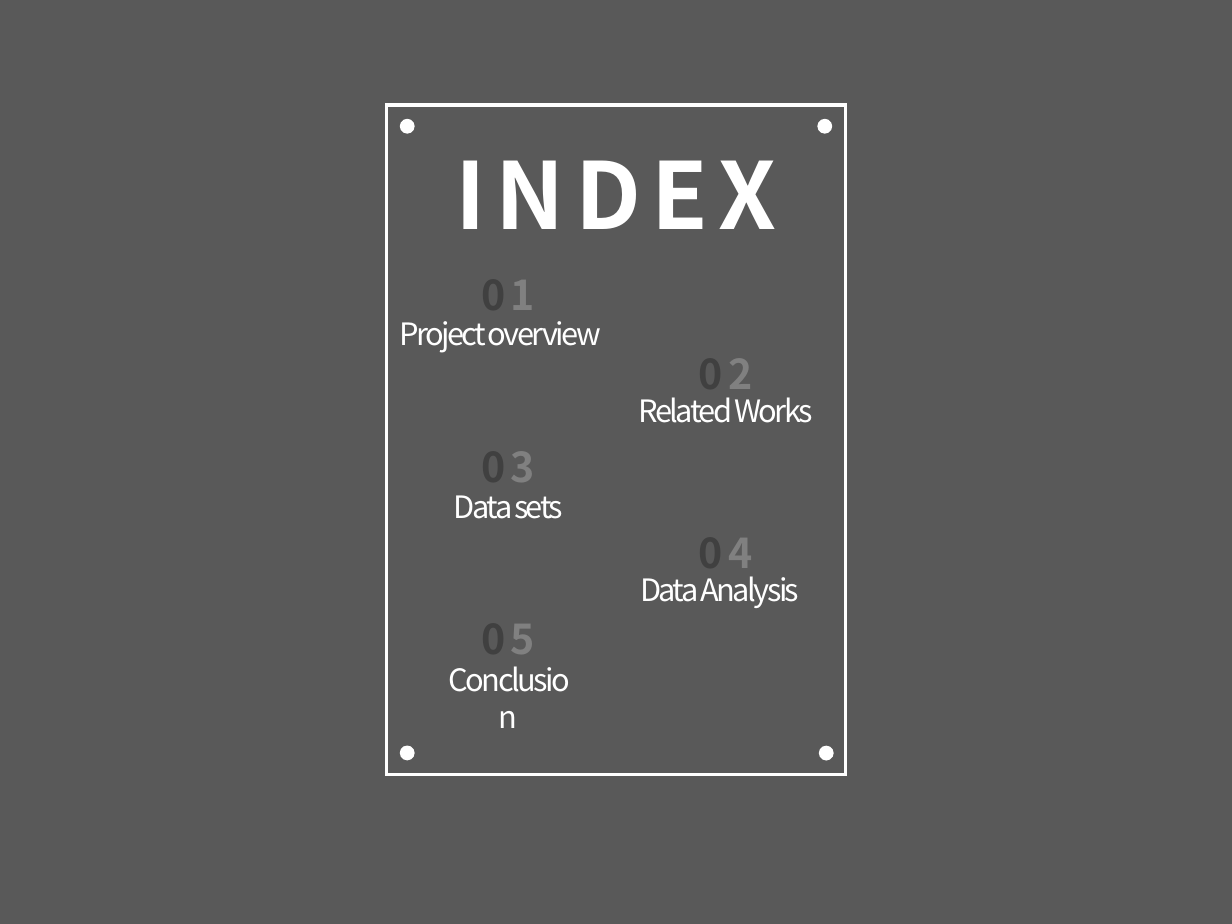
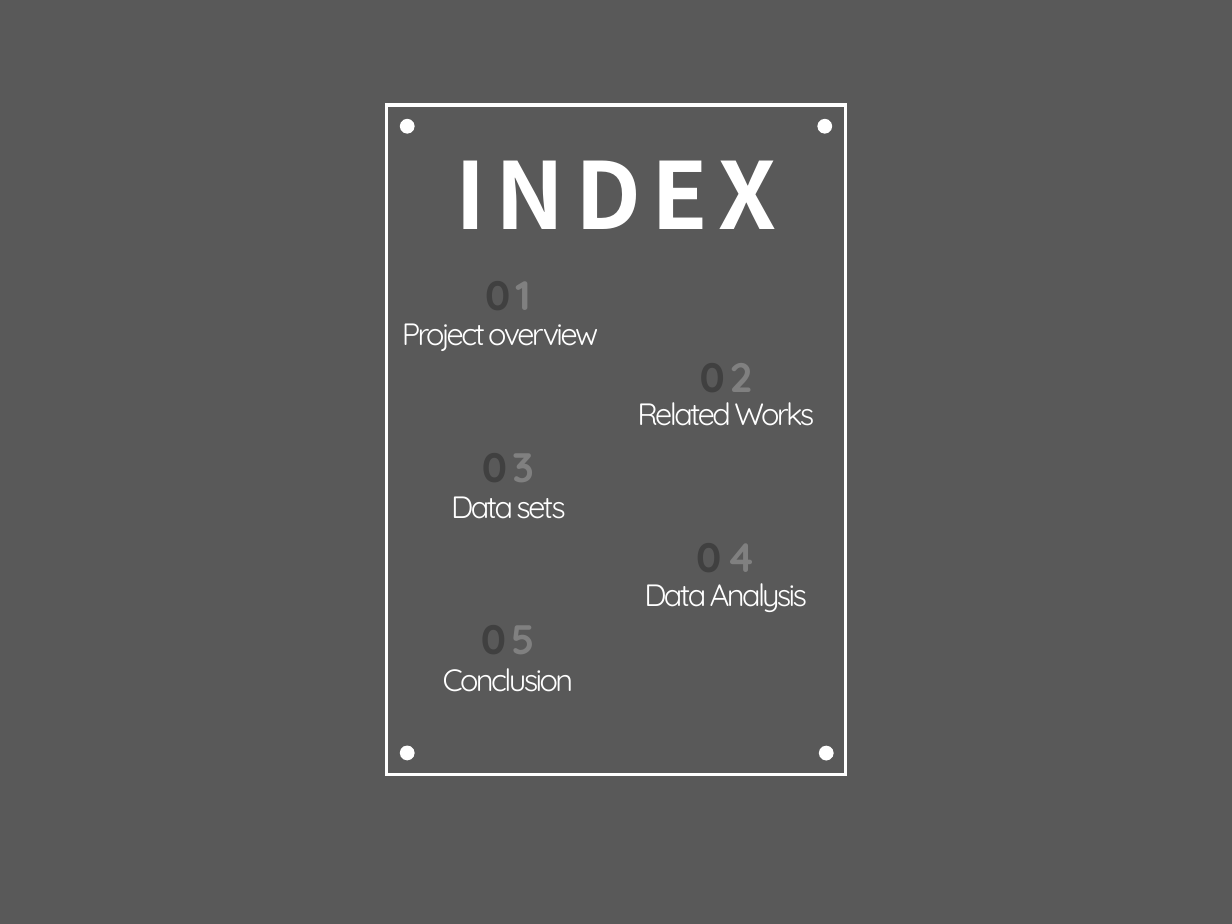
Before and after one commit to asmath472/21SRproject, a slide deck: slide 2 of R final presentation.pptx. Drawn at 1232x924 pixels with LibreOffice and Linux fonts; fonts in the diff are those of the drawing. Boxes give left, top, right and bottom in pixels: in the first picture for what was removed or moved away, otherwise in the second. Text is boxed around its words. In the diff, an @@ line names an element or a change of style, - is before the commit and + after.

```diff
--- a/R final presentation.pptx
+++ b/R final presentation.pptx
@@ font Noto Sans CJK KR to Quicksand in 10 elements at (402,323,598,351), (451,496,565,519), (481,606,535,667), (485,262,530,323), (482,434,534,495), (700,402,752,403), (637,402,814,426), (696,524,755,585), (443,668,574,692), (644,583,808,612) @@
@@ text "Conclusion": place and size @@
-text "Conclusion" at (431,655,585,705)
+text "Conclusion" at (443,668,574,692)
```
Also in this commit, not shown: 12 other slides changed, 8 slides added, 2 slides removed.
